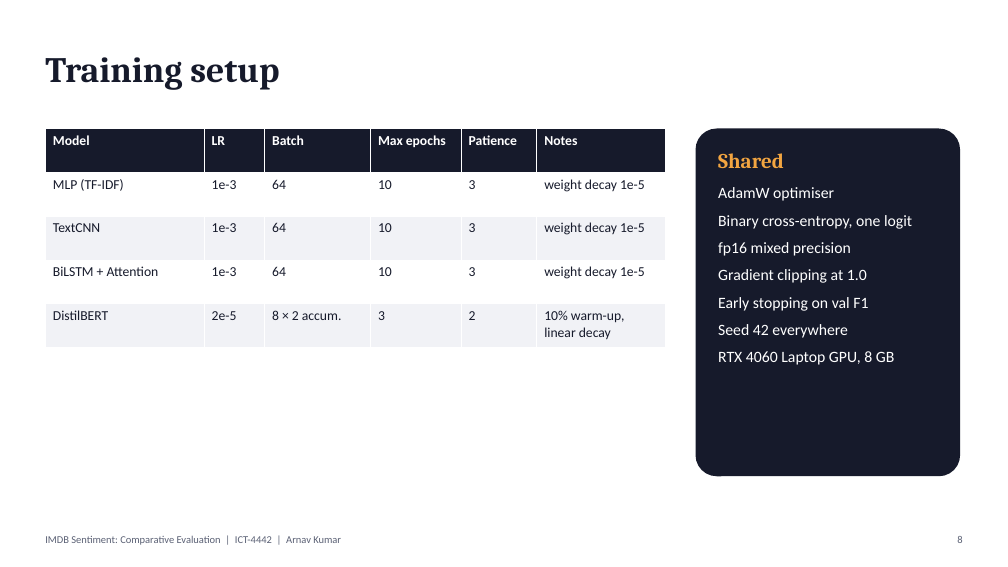
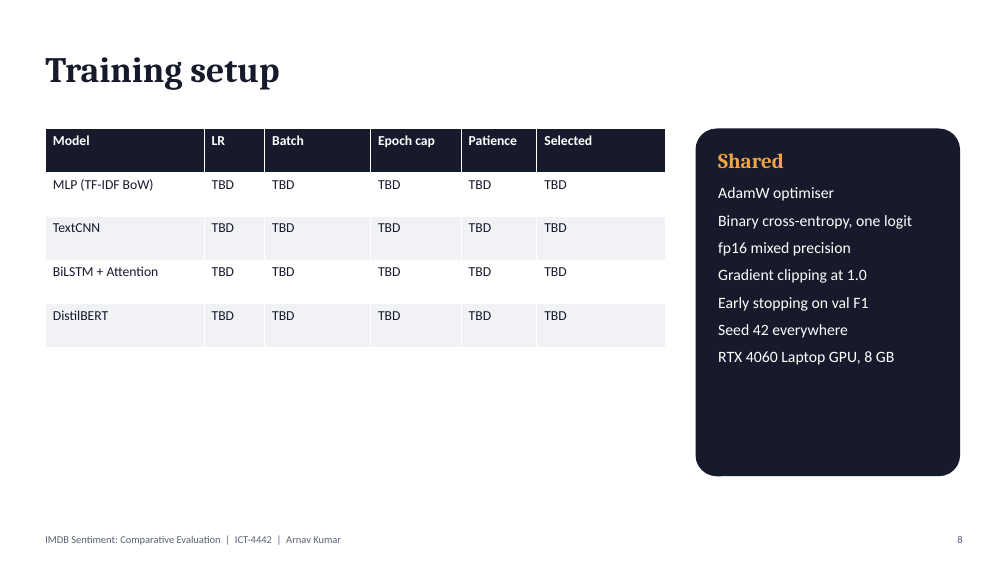
Before and after one commit to gjarper10-lgtm/imdb-sentiment-analysis, a slide deck: slide 8 of docs/Project_Presentation.pptx. Drawn at 1008x567 pixels with LibreOffice and Linux fonts; fonts in the diff are those of the drawing. Boxes give left, top, right and bottom in pixels: in the first picture for what was removed or moved away, otherwise in the second. Text is boxed around its words. In the diff, an @@ line names an element or a change of style, - is before the commit and + after.

```diff
--- a/docs/Project_Presentation.pptx
+++ b/docs/Project_Presentation.pptx
@@ table at box(45, 129, 665, 348) @@
-row 1, column 4: Max epochs
+row 1, column 4: Epoch cap
-row 1, column 6: Notes
+row 1, column 6: Selected
-row 2: MLP (TF-IDF) | 1e-3 | 64 | 10 | 3 | weight decay 1e-5
+row 2: MLP (TF-IDF BoW) | TBD | TBD | TBD | TBD | TBD
-row 3: TextCNN | 1e-3 | 64 | 10 | 3 | weight decay 1e-5
+row 3: TextCNN | TBD | TBD | TBD | TBD | TBD
-row 4: BiLSTM + Attention | 1e-3 | 64 | 10 | 3 | weight decay 1e-5
+row 4: BiLSTM + Attention | TBD | TBD | TBD | TBD | TBD
-row 5: DistilBERT | 2e-5 | 8 × 2 accum. | 3 | 2 | 10% warm-up, linear decay
+row 5: DistilBERT | TBD | TBD | TBD | TBD | TBD
```
Also in this commit, not shown: 2 other slides changed, 26 other files.
